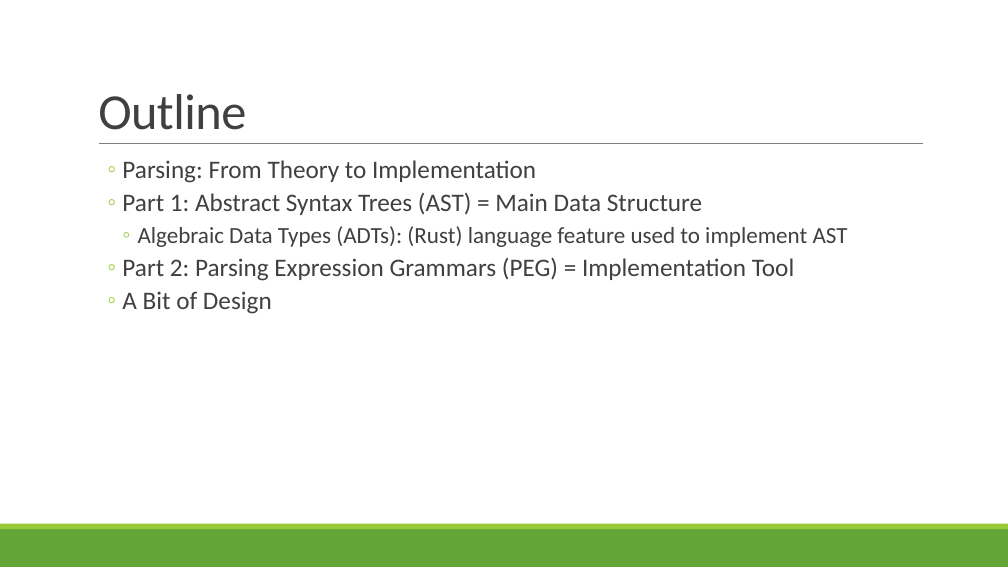
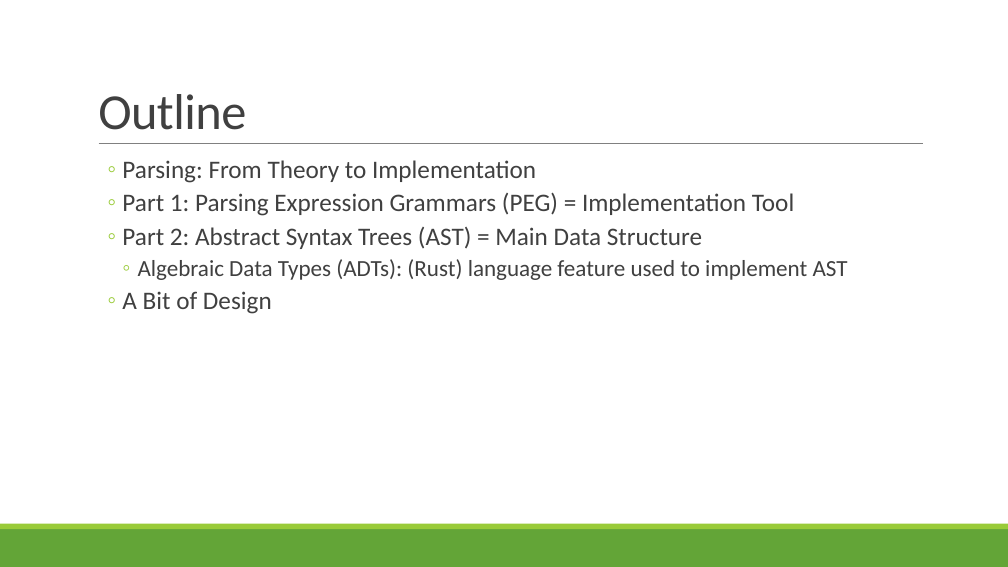
Before and after one commit to rbohrer/pl-course, a slide deck: slide 2 of LectureSlides/04ASTPEG.pptx. Drawn at 1008x567 pixels with LibreOffice and Linux fonts; fonts in the diff are those of the drawing. Boxes give left, top, right and bottom in pixels: in the first picture for what was removed or moved away, otherwise in the second. Text is boxed around its words. In the diff, an @@ line names an element or a change of style, - is before the commit and + after.

```diff
--- a/LectureSlides/04ASTPEG.pptx
+++ b/LectureSlides/04ASTPEG.pptx
@@ text at <box>122,193,794,249</box>: text changed @@
-  ◦ Part 1: Abstract Syntax Trees (AST) = Main Data Structure
+  ◦ Part 1: Parsing Expression Grammars (PEG) = Implementation Tool
+  ◦ Part 2: Abstract Syntax Trees (AST) = Main Data Structure
@@ text at <box>122,258,794,281</box>: paragraph removed @@
-  ◦ Part 2: Parsing Expression Grammars (PEG) = Implementation Tool
```
Also in this commit, not shown: 5 other slides changed.
